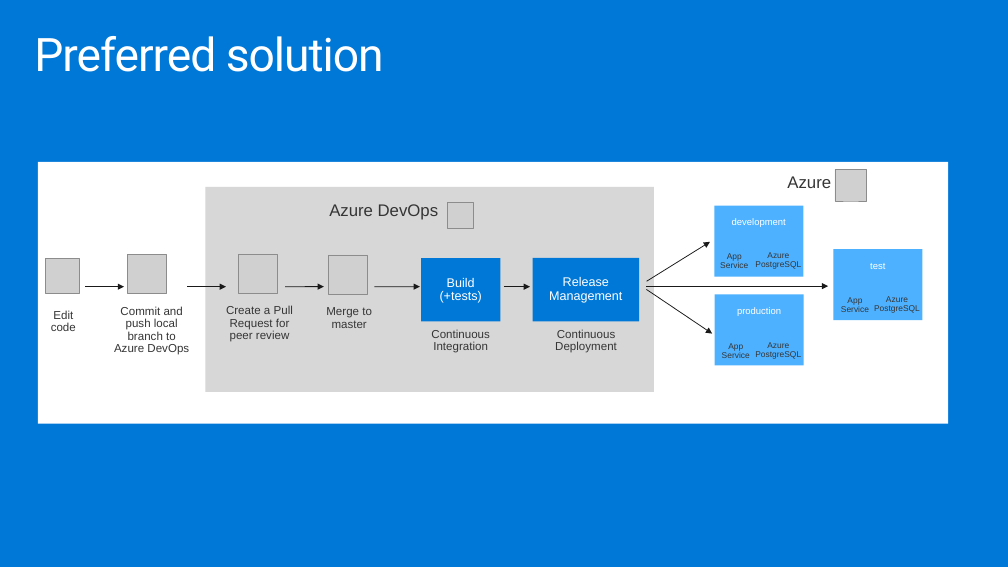
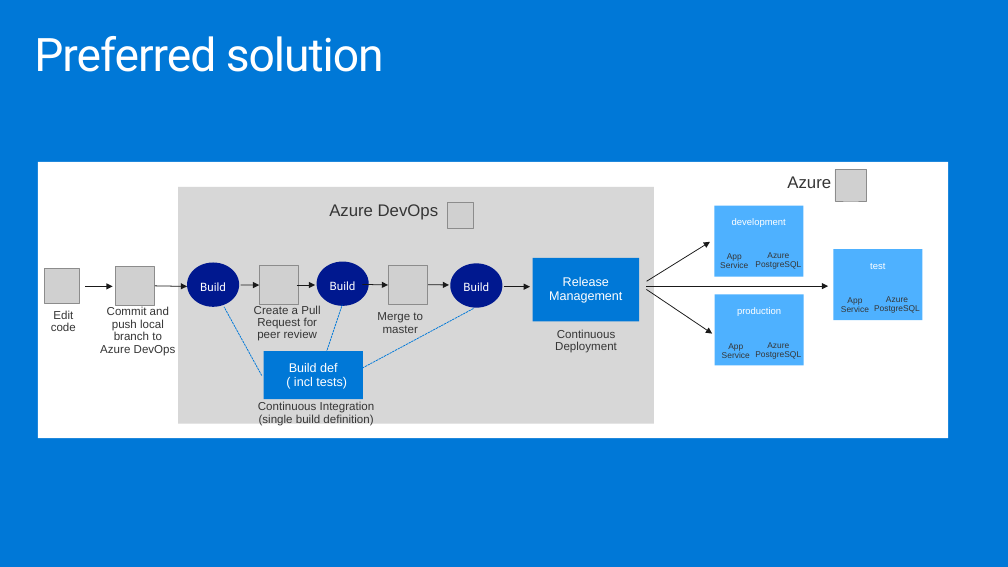
Before and after one commit to solidify/MCW-Continuous-delivery-in-Azure-DevOps, a slide deck: slide 19 of Whiteboard design session/WDS trainer presentation - Continuous delivery in Azure DevOps.pptx. Drawn at 1008x567 pixels with LibreOffice and Linux fonts; fonts in the diff are those of the drawing; grey boxes stand for pictures; background and template pictures are left out. Boxes give left, top, right and bottom in pixels: in the first picture for what was removed or moved away, otherwise in the second. Text is boxed around its words. In the diff, an @@ line names an element or a change of style, - is before the commit and + after.

Commit message:
Updated trainer presentation - Microsoft solution

```diff
--- a/Whiteboard design session/WDS trainer presentation - Continuous delivery in Azure DevOps.pptx
+++ b/Whiteboard design session/WDS trainer presentation - Continuous delivery in Azure DevOps.pptx
@@ rectangle: place and size @@
-rectangle at (38,162,948,423)
+rectangle at (38,162,948,438)
@@ rectangle: place and size @@
-rectangle at (206,187,654,392)
+rectangle at (178,187,655,423)
@@ picture: place and size @@
-picture at (45,259,80,293)
+picture at (45,268,79,303)
@@ picture: place and size @@
-picture at (128,255,167,294)
+picture at (116,267,155,306)
@@ ellipse added at (187,262,239,307), fill #00188F, 11 pt, text #FFFFFF @@
+Build
@@ picture: place and size @@
-picture at (238,254,278,293)
+picture at (259,265,299,305)
@@ ellipse added at (317,262,369,306), fill #00188F, 11 pt, text #FFFFFF @@
+Build
@@ picture: place and size @@
-picture at (328,255,368,294)
+picture at (388,265,427,305)
@@ ellipse added at (451,263,503,308), fill #00188F, 11 pt, text #FFFFFF @@
+Build
@@ text "Commit and push local branch ...": place and size @@
-text "Commit and push local branch ..." at (114,306,189,355)
+text "Commit and push local branch ..." at (100,306,176,356)
@@ arrow moved from (85, 287) - (124, 287) to (85, 287) - (113, 287) @@
@@ arrow moved from (188, 287) - (226, 287) to (155, 286) - (187, 287) @@
@@ text "Create a Pull Request for ...": place and size @@
-text "Create a Pull Request for ..." at (226,305,293,342)
+text "Create a Pull Request for ..." at (254,305,320,341)
@@ arrow moved from (285, 287) - (324, 287) to (240, 285) - (259, 285) @@
@@ arrow added from (296, 285) to (315, 285), #1A1A1A 0.75 pt @@
@@ text "Merge to master": place and size @@
-text "Merge to master" at (326,307,372,328)
+text "Merge to master" at (377,312,423,333)
@@ arrow added from (362, 284) to (388, 285), #1A1A1A 0.75 pt @@
@@ arrow moved from (374, 287) - (420, 287) to (418, 285) - (449, 285) @@
@@ line added from (262, 376) to (224, 307), #0078D7 0.75 pt dashed @@
@@ line added from (327, 353) to (343, 305), #0078D7 0.75 pt dashed @@
@@ line added from (352, 374) to (474, 309), #0078D7 0.75 pt dashed @@
@@ rectangle "Build def": place and size @@
-rectangle "Build def" at (421,258,501,321)
+rectangle "Build def" at (264,351,364,399)
@@ text in rectangle at (289,363,347,389): text changed @@
-Build (+tests)
+Build def
+( incl tests)
@@ text at (258,401,375,425): text changed @@
-Continuous Integration
+Continuous Integration (single build definition)
```
